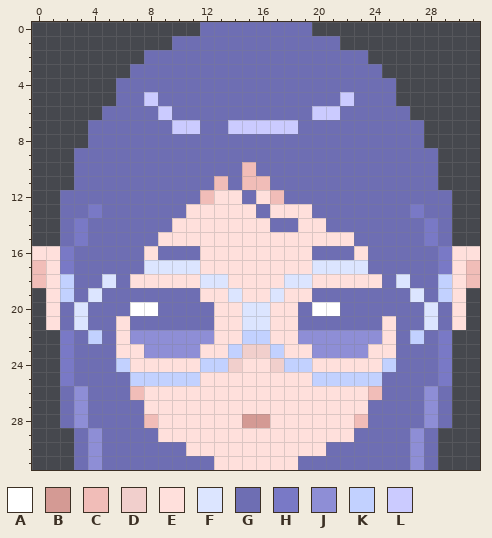
Pixel-art sprite, stored at favicon/favicon-96x96.png. Above is the file before it was changed.
The file is 96x96 pixels, drawn in blocks of 3x3; one block is one cell here. Colours within 5 levels of each other are drawn and written as one.
Palette (. is transparent): A #ffffff  B #d49a94  C #f1bdb8  D #f1cfcc  E #ffe0dc  F #dce5ff  G #6e6eb3  H #7979c6  J #8e8ed6  K #c2d1ff  L #cbcbff
Once edited:
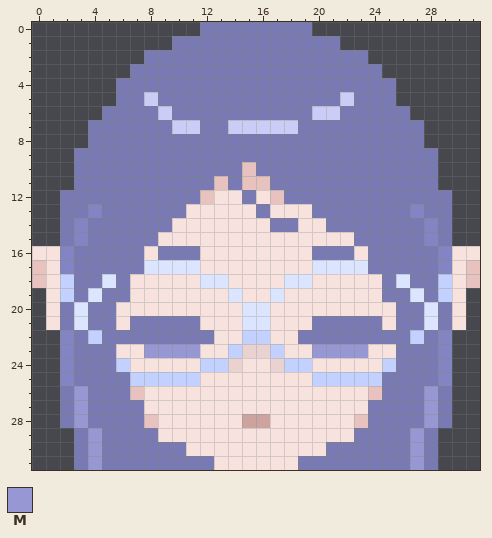
Colours new in this view: M #9697d3
From old to new:
colour B: #d49a94 -> #cca39e
colour C: #f1bdb8 -> #e7c2bf
colour D: #f1cfcc -> #e9d2d0
colour E: #ffe0dc -> #f7e2de
colour G: #6e6eb3 -> #797ab4
colour H: #7979c6 -> #8284c4
colour L: #cbcbff -> #cbcdf7
Changed rows in their new state; - is a pixel that keeps its letter.
first column x 3:
19 ----EEEEE--------EEEEE----
20 ---EEEEEEE------EEEEEEE---
21 ---------E------E---------
22 ---GGGGGGG------GGGGGGG---
23 -----MMMM--------MMMM-----
26 M------------------------M
27 M------------------------M
28 M------------------------M
29 -M----------------------M-
30 -M----------------------M-
31 -M----------------------M-
Boxes around the changes in both pictures, in picture pixels (x1, y1, x2, y2):
changed: (32, 22, 480, 470)
